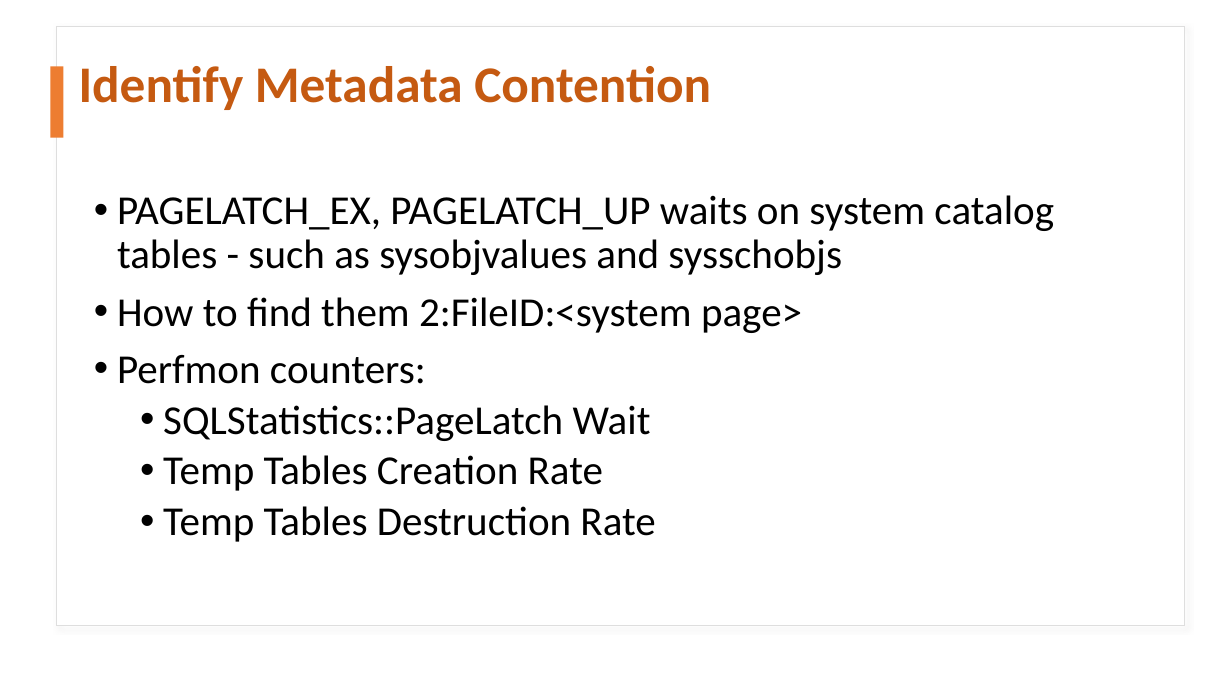
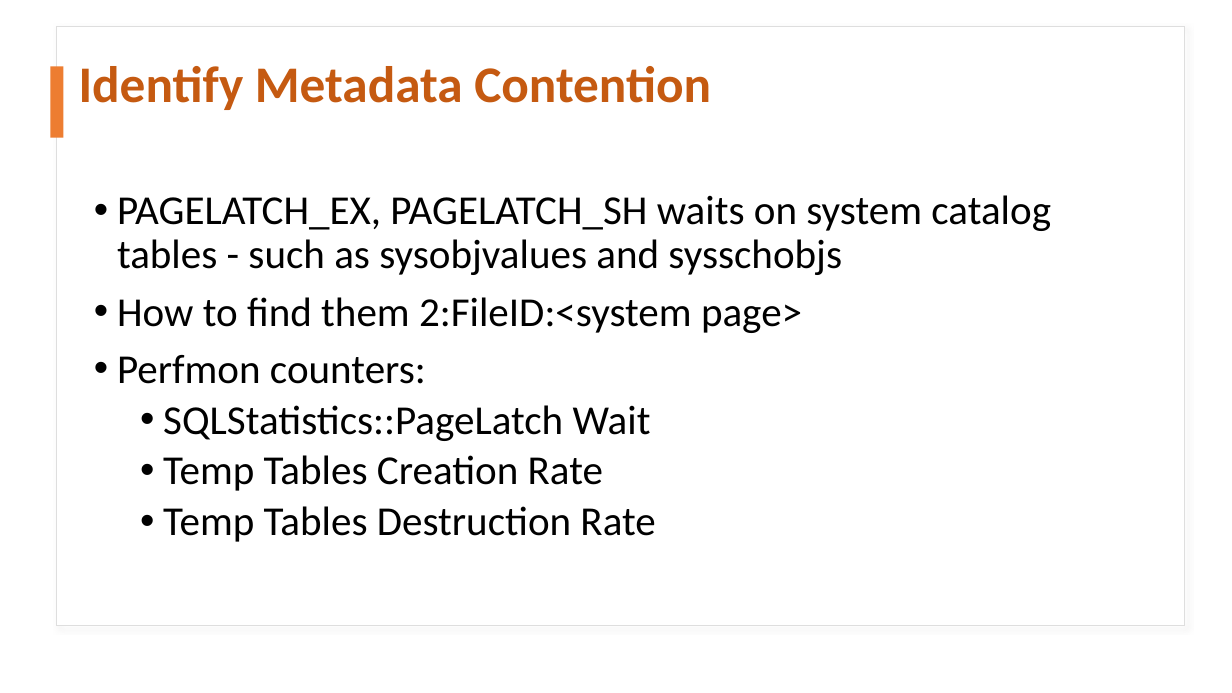
Before and after one commit to haripriyasb/tempdb, a slide deck: slide 21 of TEMPDB CONTENTION.pptx. Drawn at 1232x693 pixels with LibreOffice and Linux fonts; fonts in the diff are those of the drawing. Boxes give left, top, right and bottom in pixels: in the first picture for what was removed or moved away, otherwise in the second. Text is boxed around its words. In the diff, an @@ line names an element or a change of style, - is before the commit and + after.

```diff
--- a/TEMPDB CONTENTION.pptx
+++ b/TEMPDB CONTENTION.pptx
@@ text at (117, 195, 1051, 275): text changed @@
-• PAGELATCH_EX, PAGELATCH_UP waits on system catalog tables - such as sysobjvalues and sysschobjs
+• PAGELATCH_EX, PAGELATCH_SH waits on system catalog tables - such as sysobjvalues and sysschobjs
```
Also in this commit, not shown: 7 other slides changed, 1 other file.
